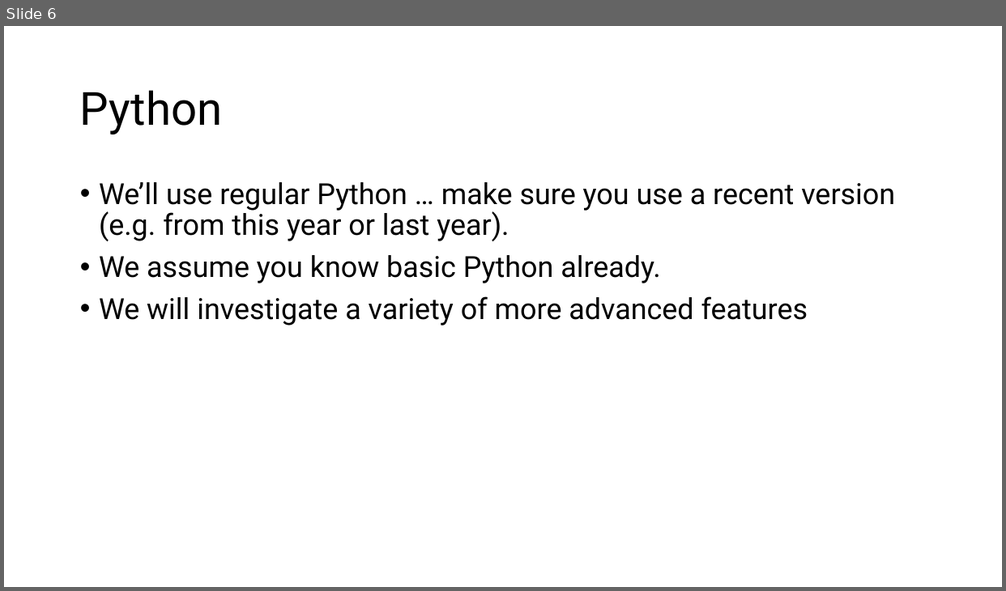
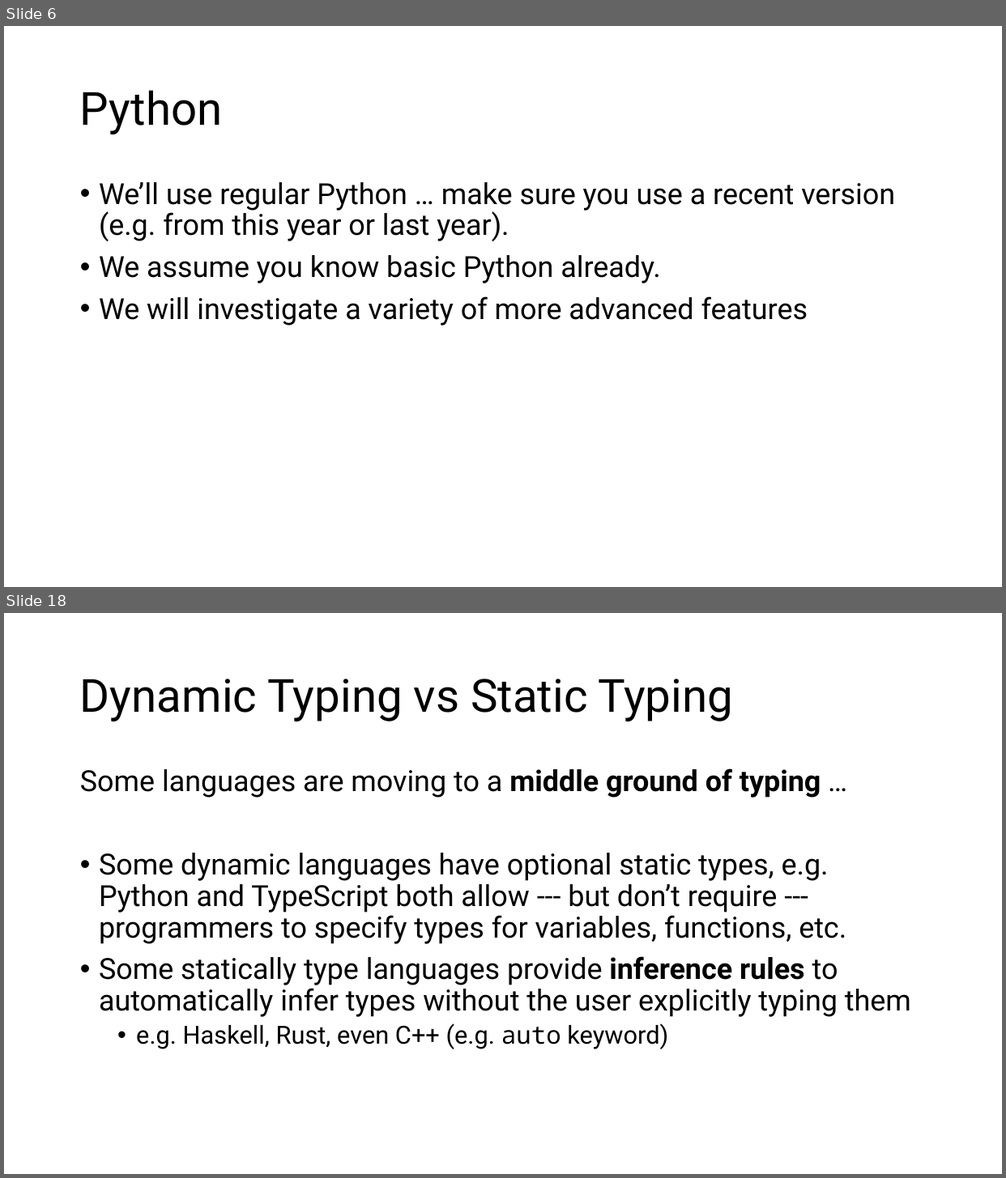
Before and after one commit to tjd1234/cmpt383fall2026, a slide deck: python/PythonIntro.pptx. Shown one above the other, each under a label of ours: slide 6 before the commit, slides 6 and 18 after it; the slides between them are not shown. The pictures are 1006x591 and 1006x1178 pixels, drawn with LibreOffice and Linux fonts; fonts in the diff are those of the drawing. Boxes give left, top, right and bottom in pixels: in the first picture for what was removed or moved away, otherwise in the second. Text is boxed around its words. In the diff, an @@ line names an element or a change of style, - is before the commit and + after.

```diff
--- a/python/PythonIntro.pptx
+++ b/python/PythonIntro.pptx
@@ slide 18 added at bbox=[4, 613, 1002, 1174], background #FFFFFF @@
@@ title added at bbox=[80, 679, 734, 722], 44 pt, text #000000 @@
+Dynamic Typing vs Static Typing
@@ text added at bbox=[80, 769, 911, 1050], 28 pt, text #000000 @@
+Some languages are moving to a middle ground of typing …
+• Some dynamic languages have optional static types, e.g. Python and TypeScript both allow --- but don’t require --- programmers to specify types for variables, functions, etc.
+• Some statically type languages provide inference rules to automatically infer types without the user explicitly typing them
+  • e.g. Haskell, Rust, even C++ (e.g. auto keyword)
```
Also in this commit, not shown: 3 slides changed, 13 other slides added, 1 other file.
